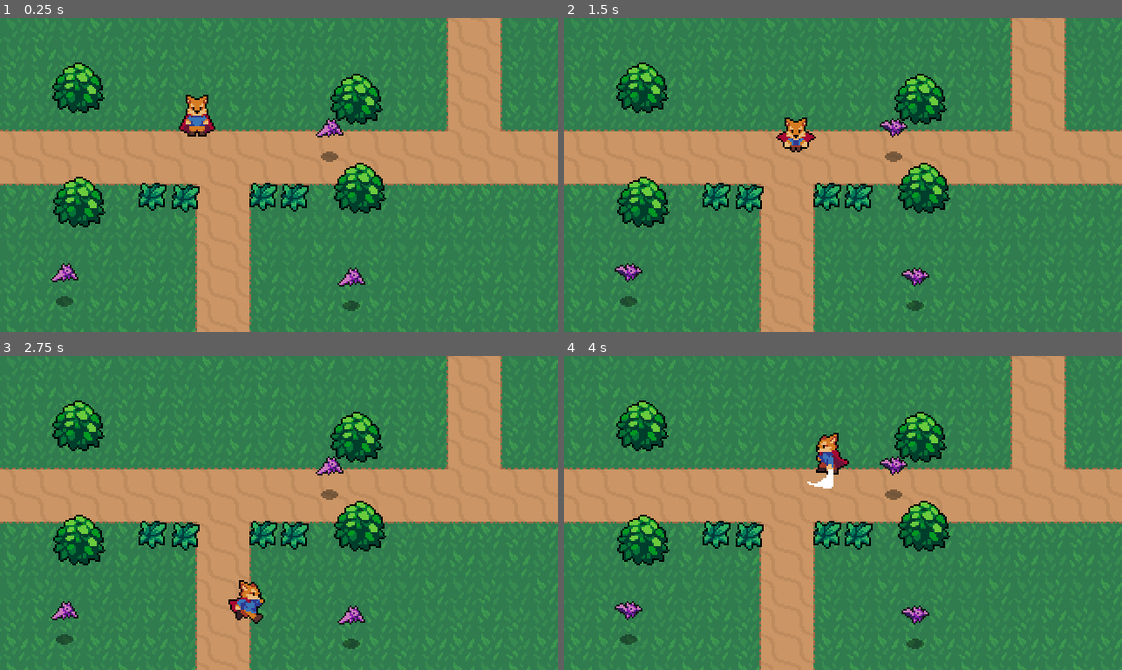
Above: before the commit, frames 1-4 (two rows, left to right).
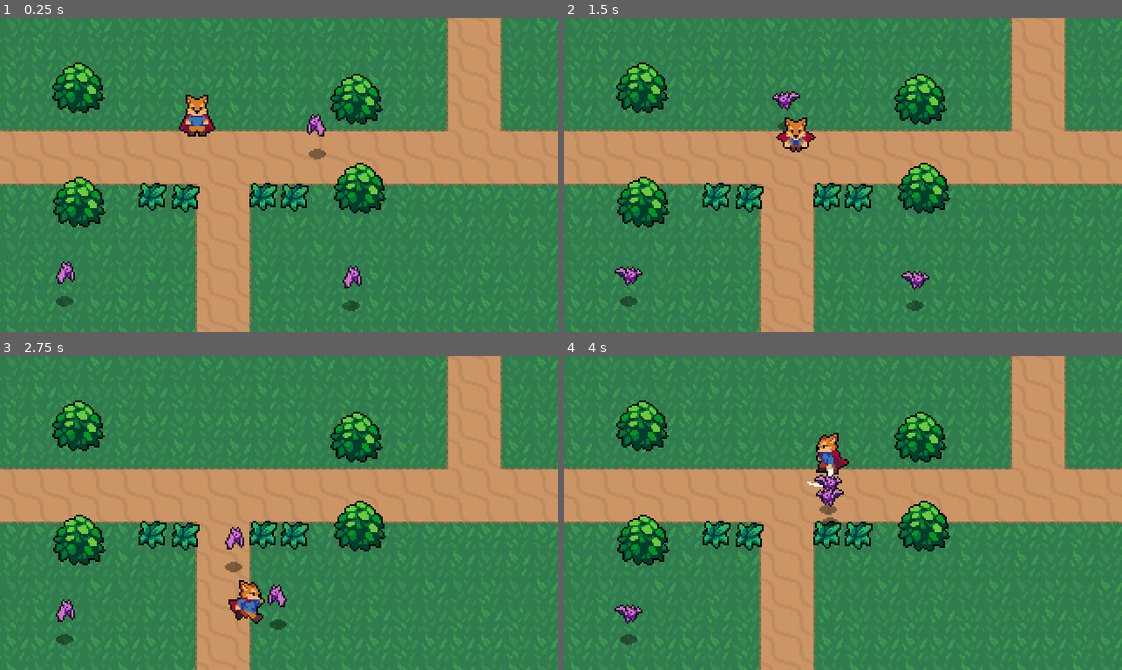
Above: after the commit, the same moments.

Repository: Firet/2d-action-rpg
Game: Godot game, scene res://World.tscn
Same seed, same stepped clock (60 frames per second), same inputs: the game is played once before the commit and once after it.
Inputs:
- Up to frame 1 (0.25 s): no input
- Up to frame 2 (1.5 s): hold Right (ui_right) 0.53-1.28 s; tap J (attack) at 0.6 s; hold Down (ui_down) from 1.28 s (still down); tap X (roll) at 1.35 s
- Up to frame 3 (2.75 s): release Down (ui_down) at 2.03 s; hold Right (ui_right) from 2.03 s (still down); tap J (attack) at 2.1 s
- Up to frame 4 (4 s): release Right (ui_right) at 2.78 s; hold Up (ui_up) 2.78-3.53 s; tap X (roll) at 2.85 s; hold Left (ui_left) from 3.53 s (still down); tap J (attack) at 3.6 s

The runs differ from the first frame. In frame 1, 0.7% of the frame differs, in the area x 9-66%, y 30-87%; in frame 2, 0.8%; in frame 3, 1.1%, in the area x 9-66%, y 31-94%; in frame 4, 1.1%.

Commit message:
Enemy chase player. Amazing!

Diff:
--- a/Enemies/Bat.gd
+++ b/Enemies/Bat.gd
@@ -2,15 +2,60 @@
 
 const EnemyDeathEffect = preload("res://Effects/EnemyDeathEffect.tscn")
 
+export var ACCELERATION = 300
+export var MAX_SPEED = 50
+# Bat has low friction because is in the air,
+# 200 is a low number compared to the player's friction
+export var FRICTION = 200
+
+enum {
+	IDLE,
+	WANDER,
+	CHASE
+}
+var velocity = Vector2.ZERO
 var knockback = Vector2.ZERO
 
+var state = CHASE
+
+onready var sprite = $AnimatedSprite
 onready var stats = $Stats
+onready var playerDetectionZone = $PlayerDetectionZone
 
 func _physics_process(delta):
-	# Bat has low friction because is in the air,
-	# 200 is a low number compared to the player's friction
-	knockback = knockback.move_toward(Vector2.ZERO, 200 * delta)
+	knockback = knockback.move_toward(Vector2.ZERO, FRICTION * delta)
 	knockback = move_and_slide(knockback)
+
+	match state:
+		IDLE:
+			velocity = velocity.move_toward(Vector2.ZERO, FRICTION * delta)
+			seek_player()
+
+		WANDER:
+			pass
+
+		CHASE:
+			var player = playerDetectionZone.player
+			if player != null:
+				# Subtract player position less enemy position.
+				# The center is position (0,0)
+				# When is normalized and the velocity linked to 1.
+				var direction = (player.global_position - global_position).normalized()
+				# Move towards the player. Magic!
+				# Velocity in direction is 1 (because was normalized).
+				# and then multiplied to max speed.
+				velocity = velocity.move_toward(direction * MAX_SPEED, ACCELERATION * delta)
+			else:
+				state = IDLE
+
+			sprite.flip_h = velocity.x < 0
+
+
+	velocity = move_and_slide(velocity)
+
+func seek_player():
+	if playerDetectionZone.can_see_player():
+		state = CHASE
 
 func _on_Hurtbox_area_entered(area):
 	stats.health -= area.damage
--- a/Enemies/Bat.tscn
+++ b/Enemies/Bat.tscn
@@ -1,10 +1,11 @@
-[gd_scene load_steps=14 format=2]
+[gd_scene load_steps=16 format=2]
 
 [ext_resource path="res://Enemies/Bat.png" type="Texture" id=1]
 [ext_resource path="res://Shadows/SmallShadow.png" type="Texture" id=2]
 [ext_resource path="res://Overlap/Hurtbox.tscn" type="PackedScene" id=3]
 [ext_resource path="res://Enemies/Bat.gd" type="Script" id=4]
 [ext_resource path="res://Stats.tscn" type="PackedScene" id=5]
+[ext_resource path="res://Enemies/PlayerDetectionZone.tscn" type="PackedScene" id=6]
 
 [sub_resource type="AtlasTexture" id=1]
 atlas = ExtResource( 1 )
@@ -41,6 +42,9 @@
 radius = 7.0
 height = 6.0
 
+[sub_resource type="CircleShape2D" id=9]
+radius = 81.1015
+
 [node name="Bat" type="KinematicBody2D"]
 collision_layer = 16
 script = ExtResource( 4 )
@@ -48,7 +52,7 @@
 [node name="AnimatedSprite" type="AnimatedSprite" parent="."]
 frames = SubResource( 6 )
 animation = "Fly"
-frame = 3
+frame = 4
 playing = true
 offset = Vector2( 0, -12 )
 
@@ -67,5 +71,13 @@
 
 [node name="Stats" parent="." instance=ExtResource( 5 )]
 max_health = 2
+
+[node name="PlayerDetectionZone" parent="." instance=ExtResource( 6 )]
+
+[node name="CollisionShape2D" parent="PlayerDetectionZone" index="0"]
+modulate = Color( 1, 1, 1, 0.172549 )
+shape = SubResource( 9 )
 [connection signal="area_entered" from="Hurtbox" to="." method="_on_Hurtbox_area_entered"]
 [connection signal="no_health" from="Stats" to="." method="_on_Stats_no_health"]
+
+[editable path="PlayerDetectionZone"]
--- /dev/null
+++ b/Enemies/PlayerDetectionZone.gd
@@ -0,0 +1,12 @@
+extends Area2D
+
+var player = null
+
+func can_see_player():
+	return player != null
+
+func _on_PlayerDetectionZone_body_entered(body):
+	player = body
+
+func _on_PlayerDetectionZone_body_exited(body):
+	player = null
--- /dev/null
+++ b/Enemies/PlayerDetectionZone.tscn
@@ -0,0 +1,12 @@
+[gd_scene load_steps=2 format=2]
+
+[ext_resource path="res://Enemies/PlayerDetectionZone.gd" type="Script" id=1]
+
+[node name="PlayerDetectionZone" type="Area2D"]
+collision_layer = 0
+collision_mask = 2
+script = ExtResource( 1 )
+
+[node name="CollisionShape2D" type="CollisionShape2D" parent="."]
+[connection signal="body_entered" from="." to="." method="_on_PlayerDetectionZone_body_entered"]
+[connection signal="body_exited" from="." to="." method="_on_PlayerDetectionZone_body_exited"]
--- a/project.godot
+++ b/project.godot
@@ -100,6 +100,7 @@
 2d_physics/layer_2="Player"
 2d_physics/layer_3="PlayerHurtbox"
 2d_physics/layer_4="EnemyHurtbox"
+2d_physics/layer_5="Enemy"
 
 [rendering]
 
